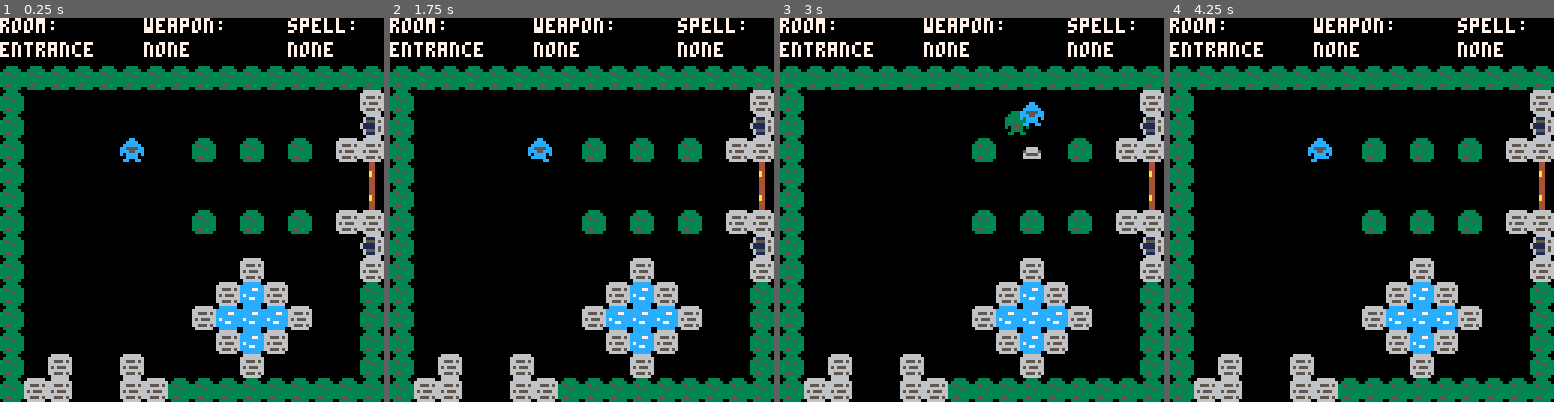
Above: before the commit, frames 1-4 (left to right).
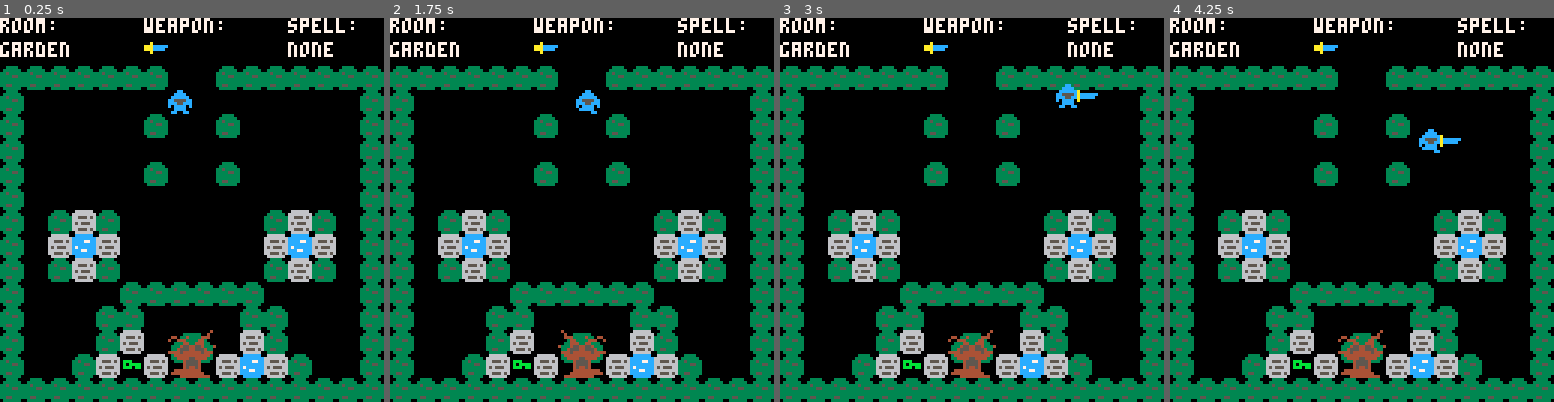
Above: after the commit, the same moments.

Repository: AddisonMink/haunted-castle
Game: PICO-8 cartridge haunted-castle.p8
The game is run twice, just before and just after one commit, with the same random seed, the same clock (stepped at 60 frames per second) and the same inputs.
Inputs:
- Up to frame 1 (0.25 s): no input
- Up to frame 2 (1.75 s): tap X (X key) at 0.33, 1.07 s; tap O (Z key) at 0.7, 1.7 s; hold Right from 1.6 s (still down)
- Up to frame 3 (3 s): tap X (X key) at 1.85, 2.97 s; release Right at 2.1 s; tap O (Z key) at 2.1, 2.5, 2.9 s; hold Up 2.15-2.42 s; hold Right from 2.47 s (still down)
- Up to frame 4 (4.25 s): release Right at 3.03 s; hold Left 3.08-3.58 s; tap O (Z key) at 3.3, 3.7, 4.1 s; hold Down 3.63-3.97 s; hold Right from 4.02 s (still down); tap X (X key) at 4.08 s

The runs differ from the first frame. In frame 1, 28% of the frame differs, in the area x 0-100%, y 6-100%; in frame 2, 28%; in frame 3, 28%; in frame 4, 28%.

Commit message:
tree flashes when a root is killed.

Diff:
--- a/haunted-castle.p8
+++ b/haunted-castle.p8
@@ -20,11 +20,11 @@
 
 -- global state
 debug_msg = nil
-weapon = nil
+weapon = player_sword
 spell = nil
 spell_cnt = 1
 room = nil
-room_id = 101
+room_id = 601
 blue_key = false
 green_key = false
 red_key = false
@@ -396,6 +396,10 @@
 end
 
 function draw_big_sprite(body)
+	if body.flashing then
+		lighten_palette()
+	end
+
 	local x = body.x + (body.w - 16) / 2
 	local y = body.y + (body.h - 16) / 2
 	local s_0_0 = body.big_sprite
@@ -427,6 +431,10 @@
 		1, 1,
 		body.flip_x, body.flip_y
 	)
+
+	if body.flashing then
+		pal()
+	end
 end
 
 function draw_long_sprite(body)
@@ -447,6 +455,13 @@
 
 	spr(s_0_0, x, y)
 	spr(s_0_1, x, y + 8)
+end
+
+function lighten_palette()
+	for i = 0, 15 do
+		local r, g, b = pal(i)
+		pal(i, 7)
+	end
 end
 
 function print_centered(msg, sub_msg)
@@ -881,6 +896,7 @@
 
 function update_tree(me)
 	local dur = 2
+	local flash_dur = 0.2
 
 	local plyr = room.entities[0]
 	if not plyr then return end
@@ -890,18 +906,25 @@
 		local x = plyr.x + plyr.w / 2 - 2
 		local y = plyr.y + 8
 		local id = room.next_entity
-		room.entities[id] = mk_root(id, x, y)
+		room.entities[id] = mk_root(id, x, y, me.id)
 
 		room.next_entity += 1
 		me.timer = dur
 	end
 
+	if me.flashing then
+		me.flash_timer += 1 / 30
+		if me.flash_timer >= flash_dur then
+			me.flashing = false
+		end
+	end
+
 	me.flip_x = flr(time() * 2) % 2 == 1
 end
 
 -- root
 
-function mk_root(id, x, y)
+function mk_root(id, x, y, tree_id)
 	local me = { x = x, y = y, w = 4, h = 8 }
 	me.id = id
 	me.sprite = 11
@@ -917,6 +940,7 @@
 		h = me.h,
 		layer = "player"
 	}
+	me.tree_id = tree_id
 	add(room.hurtboxes, me.hurtbox)
 	return me
 end
@@ -954,6 +978,14 @@
 function kill_root(me)
 	del(room.hurtboxes, me.hurtbox)
 	room.roots_killed += 1
+
+	if me.tree_id then
+		local tree = room.entities[me.tree_id]
+		if tree then
+			tree.flashing = true
+			tree.flash_timer = 0
+		end
+	end
 end
 
 -- orb
